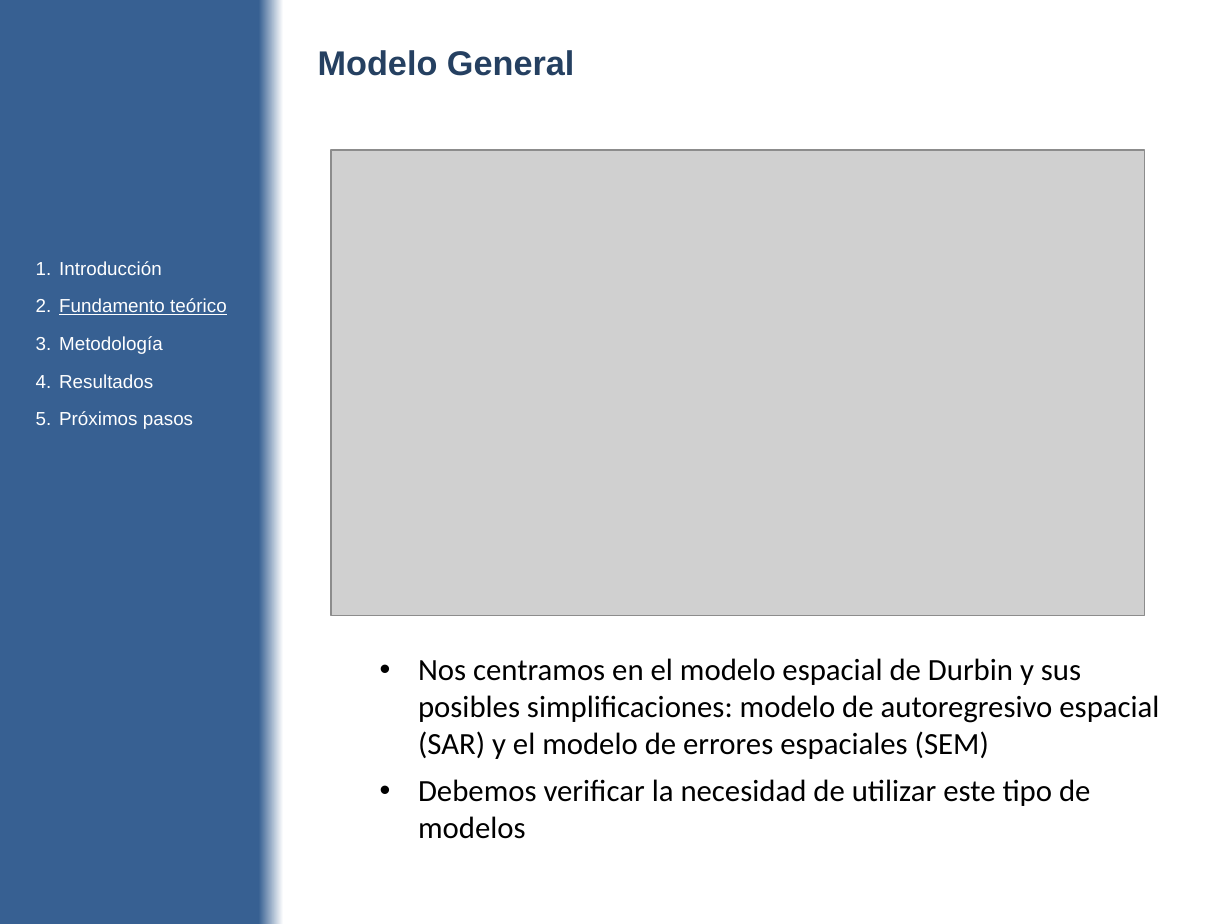
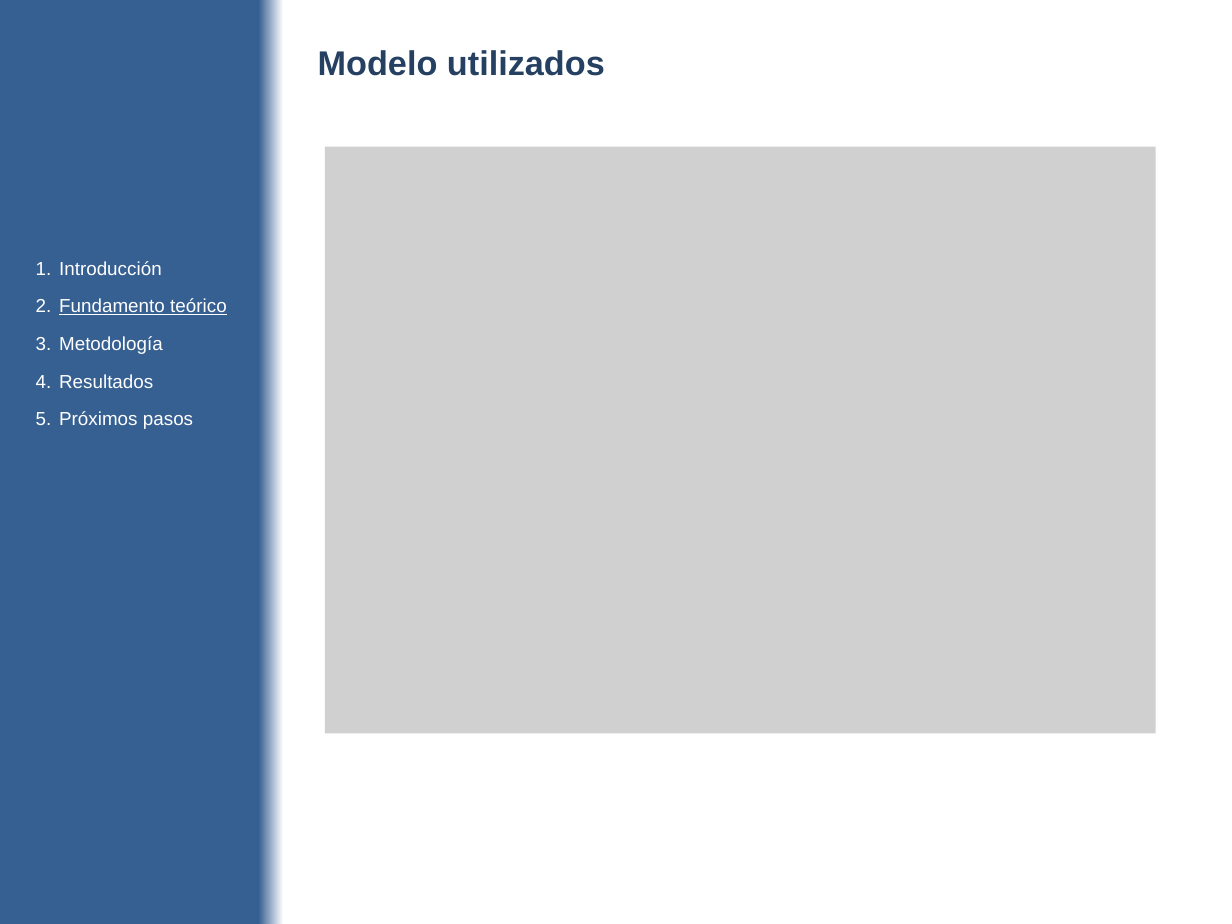
Before and after one commit to diegouriarte/masther-thesis, a slide deck: slide 16 of doc/avance-parcial.pptx (slide 14 before the commit). Drawn at 1232x924 pixels with LibreOffice and Linux fonts; fonts in the diff are those of the drawing; grey boxes stand for pictures. Boxes give left, top, right and bottom in pixels: in the first picture for what was removed or moved away, otherwise in the second. Text is boxed around its words. In the diff, an @@ line names an element or a change of style, - is before the commit and + after.

```diff
--- a/doc/avance-parcial.pptx
+++ b/doc/avance-parcial.pptx
@@ text at [318,50,605,76]: text changed @@
-Modelo General
+Modelo utilizados
@@ picture: place and size @@
-picture at [331,150,1145,616]
+picture at [325,147,1156,733]
@@ text removed at [418,658,1159,839] @@
-• Nos centramos en el modelo espacial de Durbin y sus posibles simplificaciones: modelo de autoregresivo espacial (SAR) y el modelo de errores espaciales (SEM)
-• Debemos verificar la necesidad de utilizar este tipo de modelos
```
Also in this commit, not shown: 16 other slides changed, 1 slide added, 4 other files.
